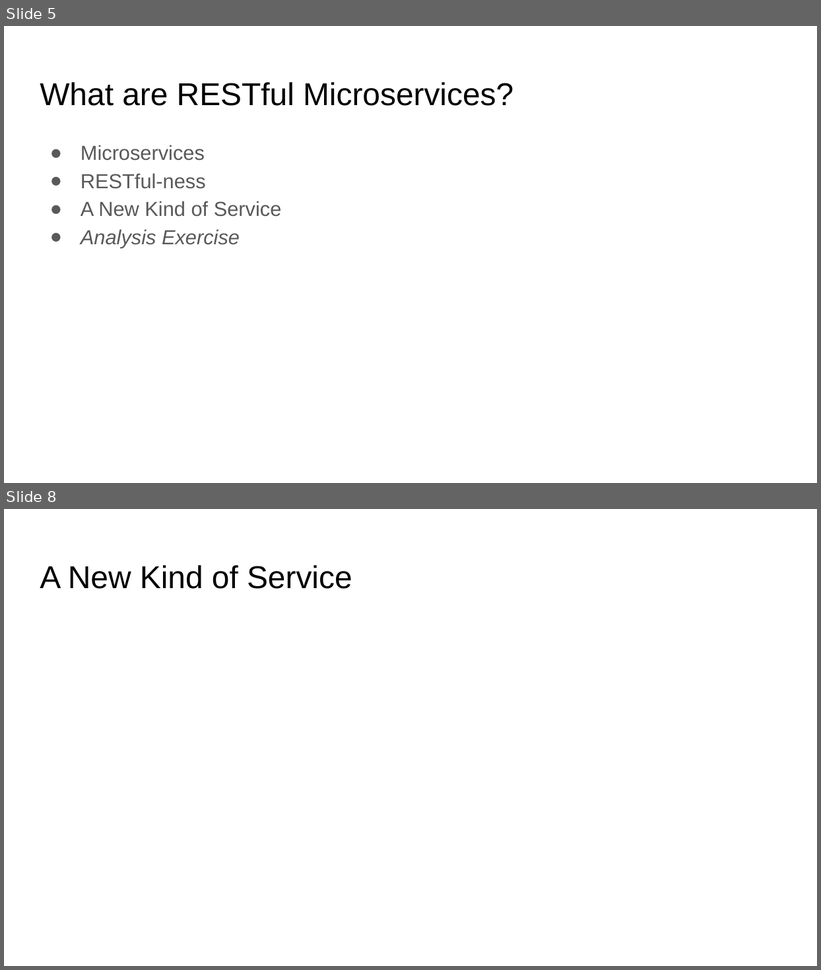
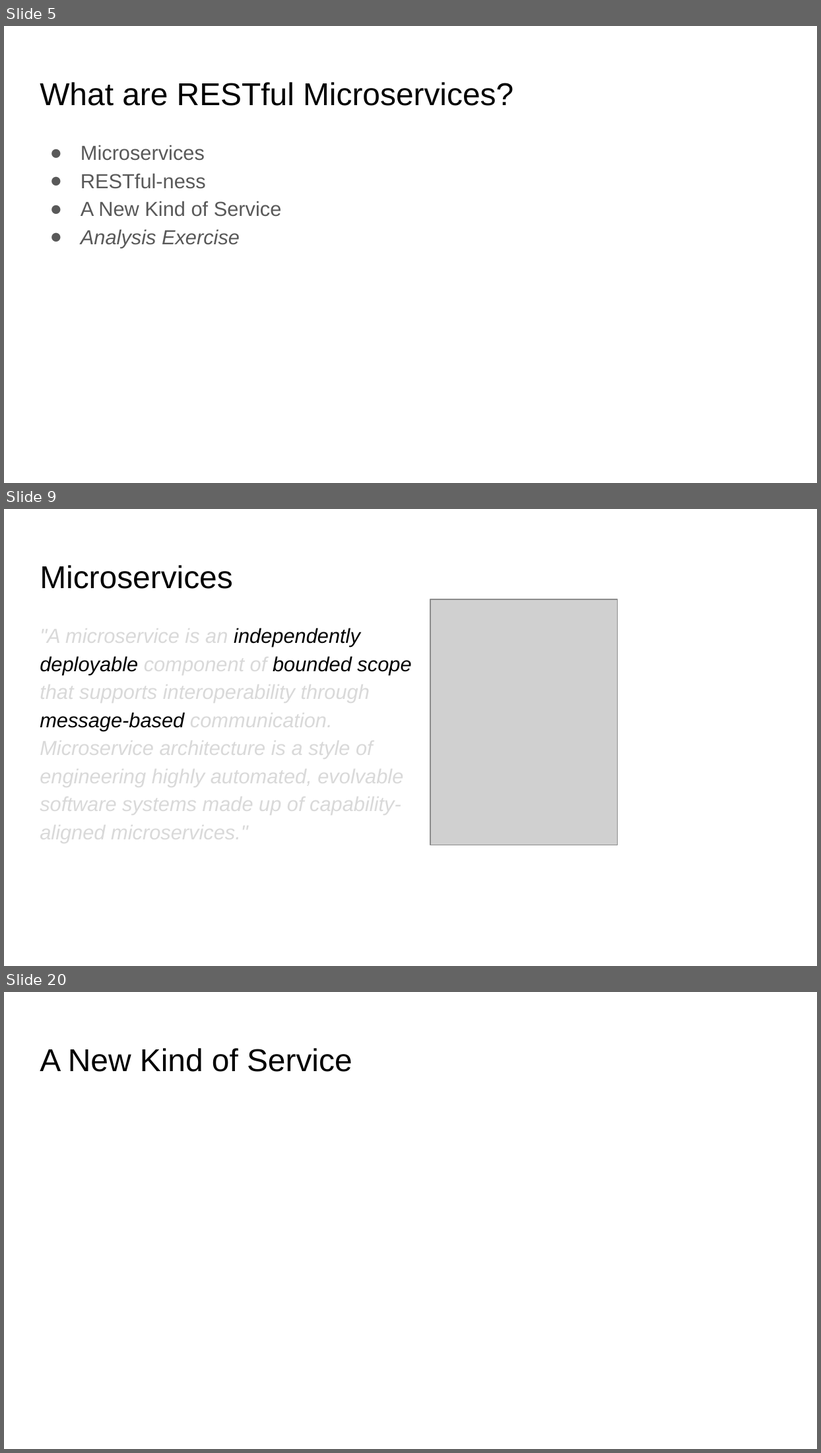
Before and after one commit to mamund/2018-02-sacon-workshop, a slide deck: slides/RESTful Microservices from the Ground Up.pptx. Shown one above the other, each under a label of ours: slides 5 and 8 before the commit, slides 5, 9 and 20 after it; the slides between them are not shown. The pictures are 821x970 and 821x1453 pixels, drawn with LibreOffice and Linux fonts; fonts in the diff are those of the drawing; grey boxes stand for pictures; background and template pictures are left out. Boxes give left, top, right and bottom in pixels: in the first picture for what was removed or moved away, otherwise in the second. Text is boxed around its words. In the diff, an @@ line names an element or a change of style, - is before the commit and + after.

```diff
--- a/slides/RESTful Microservices from the Ground Up.pptx
+++ b/slides/RESTful Microservices from the Ground Up.pptx
@@ slide 9 added at (4, 509, 817, 966), background #FFFFFF @@
@@ title added at (40, 565, 233, 589), 28 pt, text #000000 @@
+Microservices
@@ picture added at (430, 599, 617, 845) @@
@@ text added at (40, 625, 411, 844), 18 pt, text #D9D9D9, italic @@
+"A microservice is an independently deployable component of bounded scope that supports interoperability through message-based communication. Microservice architecture is a style of engineering highly automated, evolvable software systems made up of capability-aligned microservices."
@@ what was slide 8 is now slide 20 @@
```
Also in this commit, not shown: 13 other slides added, 2 slides removed, 1 other file.
